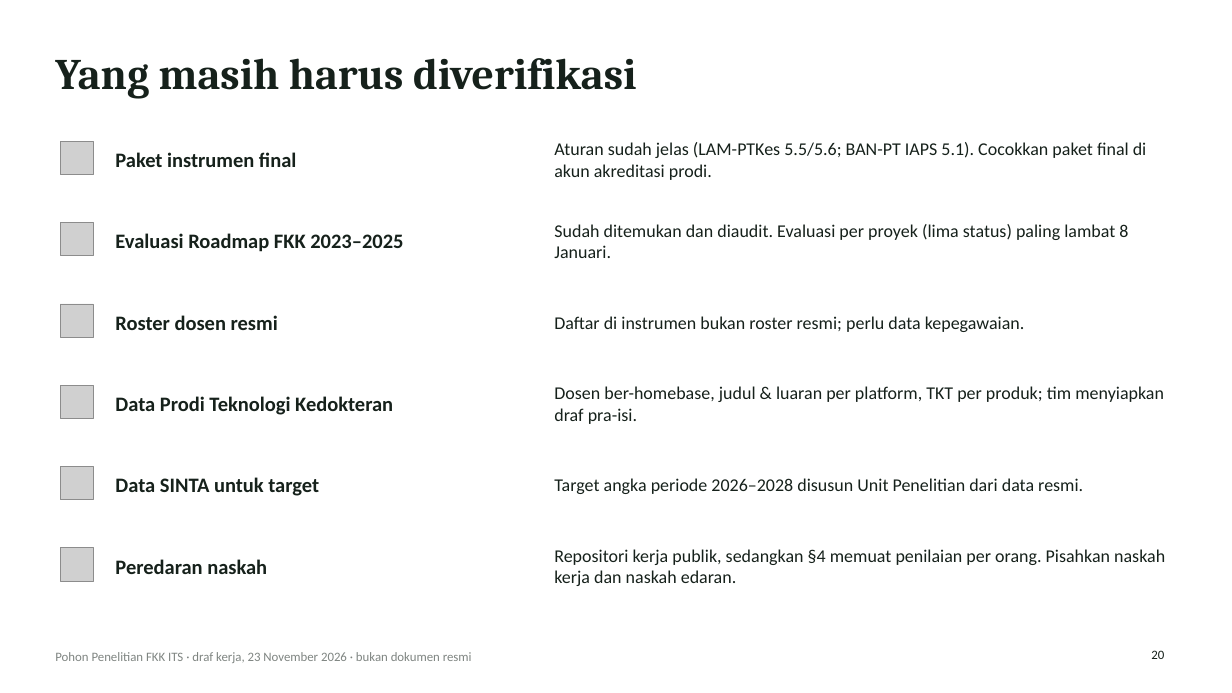
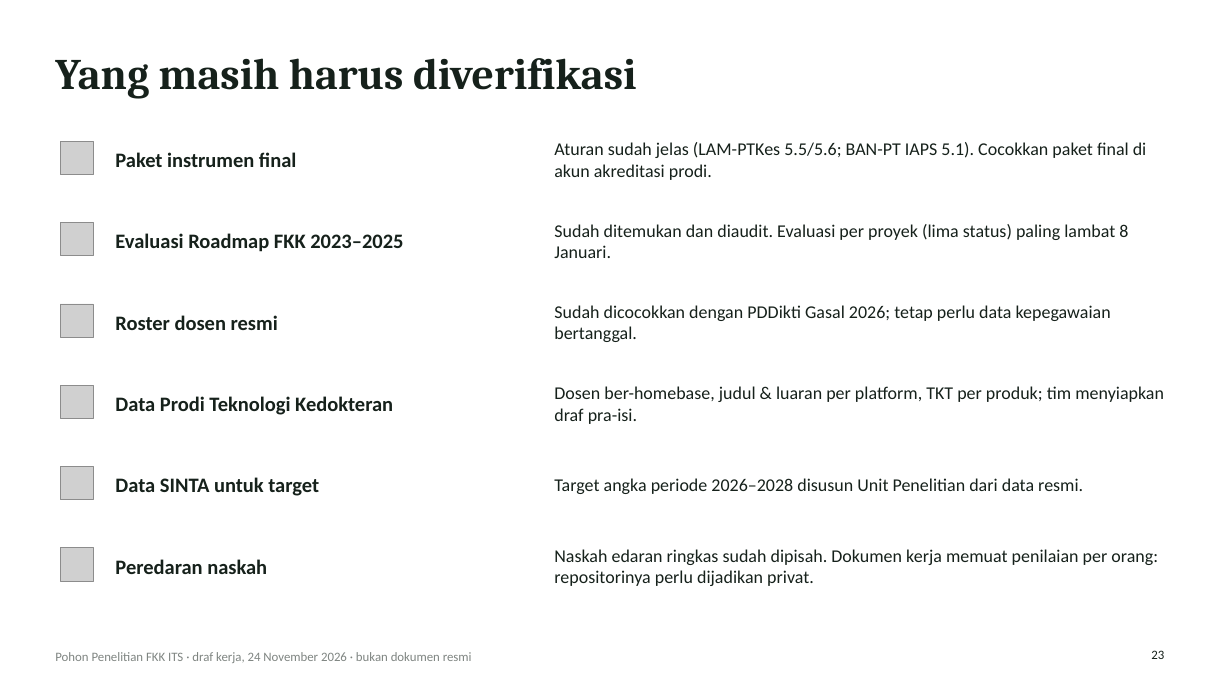
Before and after one commit to anakwirayuda-eng/desa-binaan-dashboard, a slide deck: slide 23 of output/PAPARAN_POHON_PENELITIAN_FKK_ITS.pptx (slide 20 before the commit). Drawn at 1232x693 pixels with LibreOffice and Linux fonts; fonts in the diff are those of the drawing; grey boxes stand for pictures. Boxes give left, top, right and bottom in pixels: in the first picture for what was removed or moved away, otherwise in the second. Text is boxed around its words. In the diff, an @@ line names an element or a change of style, - is before the commit and + after.

```diff
--- a/output/PAPARAN_POHON_PENELITIAN_FKK_ITS.pptx
+++ b/output/PAPARAN_POHON_PENELITIAN_FKK_ITS.pptx
@@ text at bbox=[554, 305, 1111, 342]: text changed @@
-Daftar di instrumen bukan roster resmi; perlu data kepegawaian.
+Sudah dicocokkan dengan PDDikti Gasal 2026; tetap perlu data kepegawaian bertanggal.
@@ text at bbox=[554, 549, 1158, 586]: text changed @@
-Repositori kerja publik, sedangkan §4 memuat penilaian per orang. Pisahkan naskah kerja dan naskah edaran.
+Naskah edaran ringkas sudah dipisah. Dokumen kerja memuat penilaian per orang: repositorinya perlu dijadikan privat.
@@ text at bbox=[55, 652, 472, 663]: text changed @@
-Pohon Penelitian FKK ITS · draf kerja, 23 November 2026 · bukan dokumen resmi
+Pohon Penelitian FKK ITS · draf kerja, 24 November 2026 · bukan dokumen resmi
@@ page number at bbox=[1151, 650, 1164, 659]: text changed @@
-20
+23
```
Also in this commit, not shown: 20 other slides changed, 2 slides added, 17 other files.
